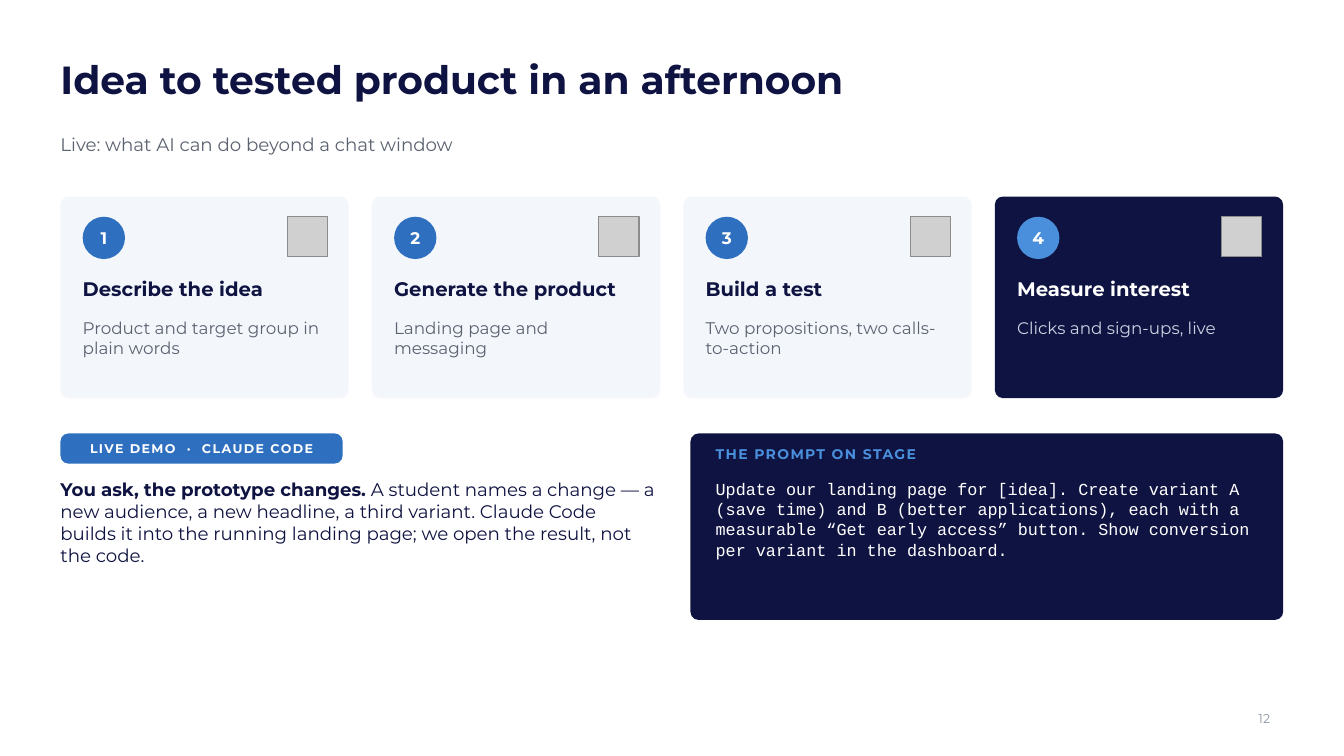
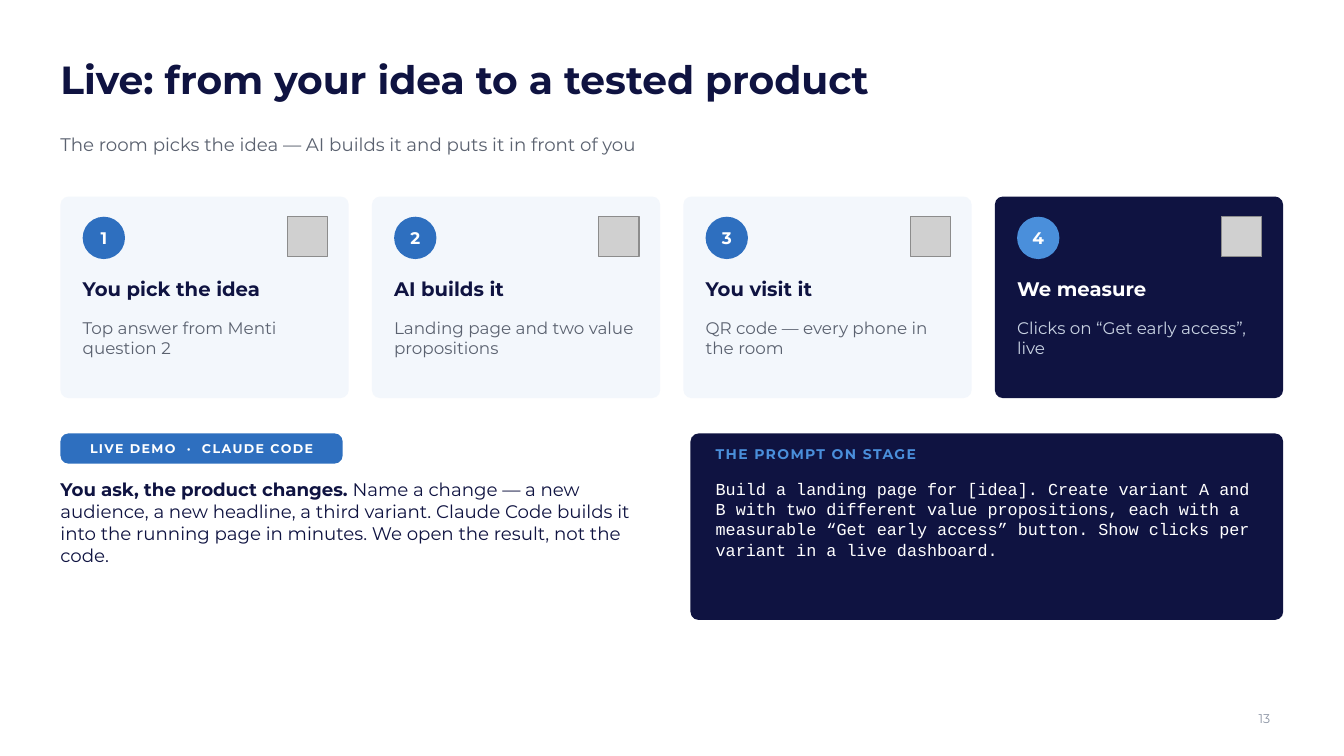
Before and after one commit to elias762/Advisory-board, a slide deck: slide 13 of decks/01_JCU_From_Idea_to_Market.pptx (slide 12 before the commit). Drawn at 1344x756 pixels with LibreOffice and Linux fonts; fonts in the diff are those of the drawing; grey boxes stand for pictures; background and template pictures are left out. Boxes give left, top, right and bottom in pixels: in the first picture for what was removed or moved away, otherwise in the second. Text is boxed around its words. In the diff, an @@ line names an element or a change of style, - is before the commit and + after.

```diff
--- a/decks/01_JCU_From_Idea_to_Market.pptx
+++ b/decks/01_JCU_From_Idea_to_Market.pptx
@@ title at (60, 63, 869, 102): text changed @@
-Idea to tested product in an afternoon
+Live: from your idea to a tested product
@@ text at (60, 137, 635, 155): text changed @@
-Live: what AI can do beyond a chat window
+The room picks the idea — AI builds it and puts it in front of you
@@ text at (83, 280, 260, 300): text changed @@
-Describe the idea
+You pick the idea
@@ text at (394, 280, 504, 296): text changed @@
-Generate the product
+AI builds it
@@ text at (706, 280, 812, 296): text changed @@
-Build a test
+You visit it
@@ text at (1017, 282, 1147, 296): text changed @@
-Measure interest
+We measure
@@ text at (83, 321, 277, 357): text changed @@
-Product and target group in plain words
+Top answer from Menti question 2
@@ text at (394, 321, 634, 357): text changed @@
-Landing page and messaging
+Landing page and two value propositions
@@ text at (706, 321, 928, 354): text changed @@
-Two propositions, two calls-to-action
+QR code — every phone in the room
@@ text at (1017, 321, 1246, 354): text changed @@
-Clicks and sign-ups, live
+Clicks on “Get early access”, live
@@ text at (60, 482, 629, 562): text changed @@
-You ask, the prototype changes. A student names a change — a new audience, a new headline, a third variant. Claude Code builds it into the running landing page; we open the result, not the code.
+You ask, the product changes. Name a change — a new audience, a new headline, a third variant. Claude Code builds it into the running page in minutes. We open the result, not the code.
@@ text at (716, 483, 1249, 557): text changed @@
-Update our landing page for [idea]. Create variant A (save time) and B (better applications), each with a measurable “Get early access” button. Show conversion per variant in the dashboard.
+Build a landing page for [idea]. Create variant A and B with two different value propositions, each with a measurable “Get early access” button. Show clicks per variant in a live dashboard.
@@ page number at (1259, 714, 1271, 723): text changed @@
-12
+13
```
Also in this commit, not shown: 7 other slides changed, 4 slides added, 3 slides removed, 9 other files.
